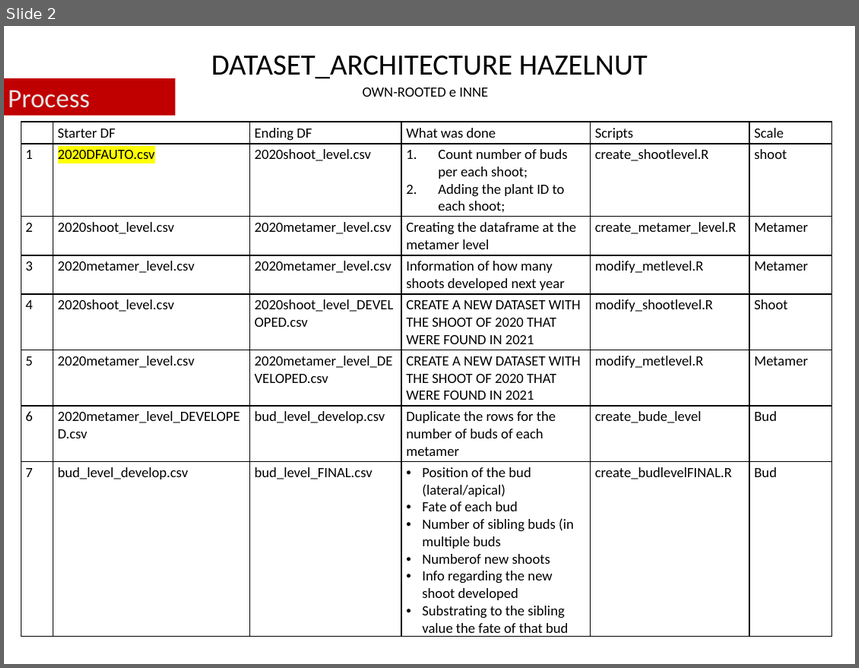
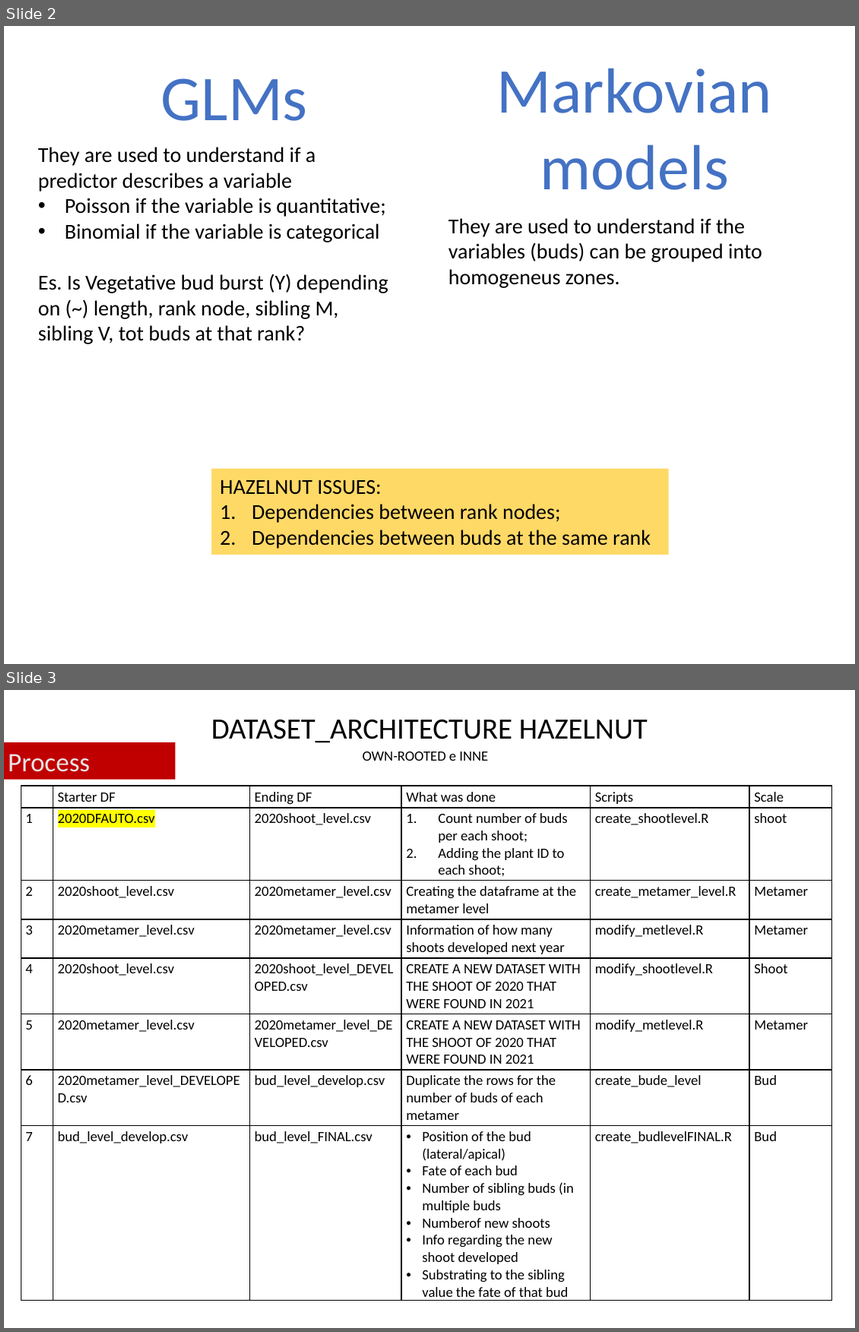
Before and after one commit to Corilana/L-HAZELNUT, a slide deck: Procedures_coding_hazelnut_architecture.pptx. Shown one above the other, each under a label of ours: slide 2 before the commit, slides 2 and 3 after it. The pictures are 859x668 and 859x1332 pixels, drawn with LibreOffice and Linux fonts; fonts in the diff are those of the drawing. Boxes give left, top, right and bottom in pixels: in the first picture for what was removed or moved away, otherwise in the second. Text is boxed around its words. In the diff, an @@ line names an element or a change of style, - is before the commit and + after.

Commit message:
permutation AIC diff and more glms

```diff
--- a/Procedures_coding_hazelnut_architecture.pptx
+++ b/Procedures_coding_hazelnut_architecture.pptx
@@ slide 2 added at bbox=[4, 26, 855, 664], background #FFFFFF @@
@@ text added at bbox=[497, 68, 772, 190], 54 pt, text #4472C4 @@
+Markovian models
@@ text added at bbox=[161, 78, 308, 121], 54 pt, text #4472C4 @@
+GLMs
@@ text added at bbox=[38, 147, 389, 344], 18 pt, text #000000 @@
+They are used to understand if a predictor describes a variable
+• Poisson if the variable is quantitative;
+• Binomial if the variable is categorical
+Es. Is Vegetative bud burst (Y) depending on (~) length, rank node, sibling M, sibling V, tot buds at that rank?
@@ text added at bbox=[449, 218, 762, 288], 18 pt, text #000000 @@
+They are used to understand if the variables (buds) can be grouped into homogeneus zones.
@@ rectangle added at bbox=[211, 468, 669, 555], fill #FFD966, 18 pt, text #000000 @@
+HAZELNUT ISSUES:
+1. Dependencies between rank nodes;
+2. Dependencies between buds at the same rank
@@ what was slide 2 is now slide 3 @@
```
Also in this commit, not shown: 1 slide changed, 28 other slides added, 2 slides removed, 1 other file.
